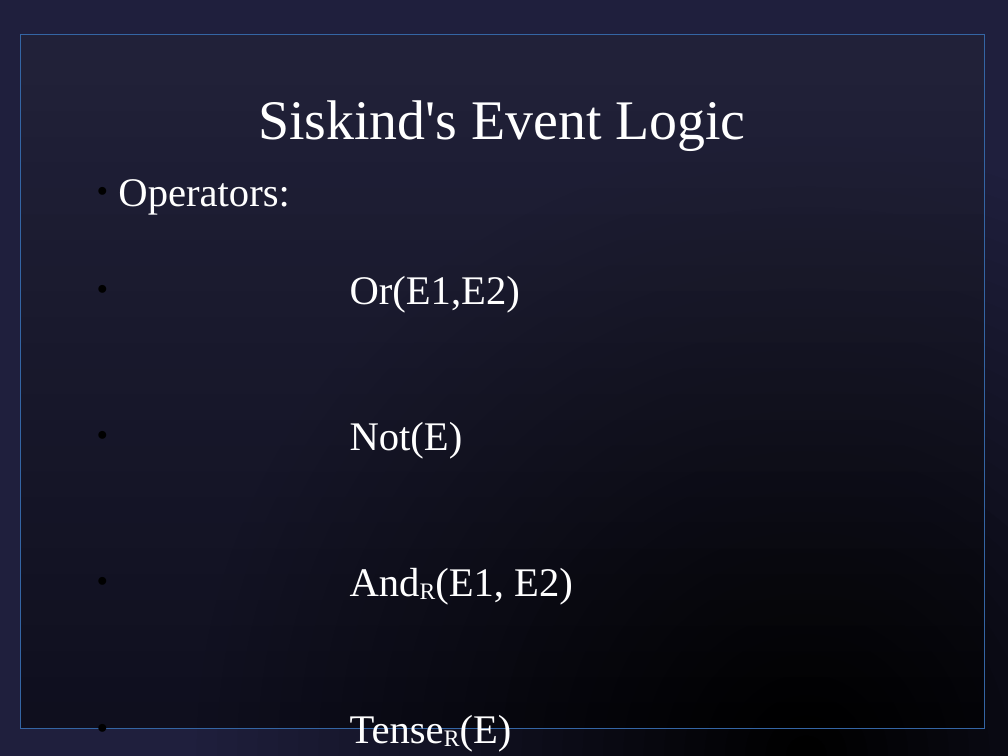
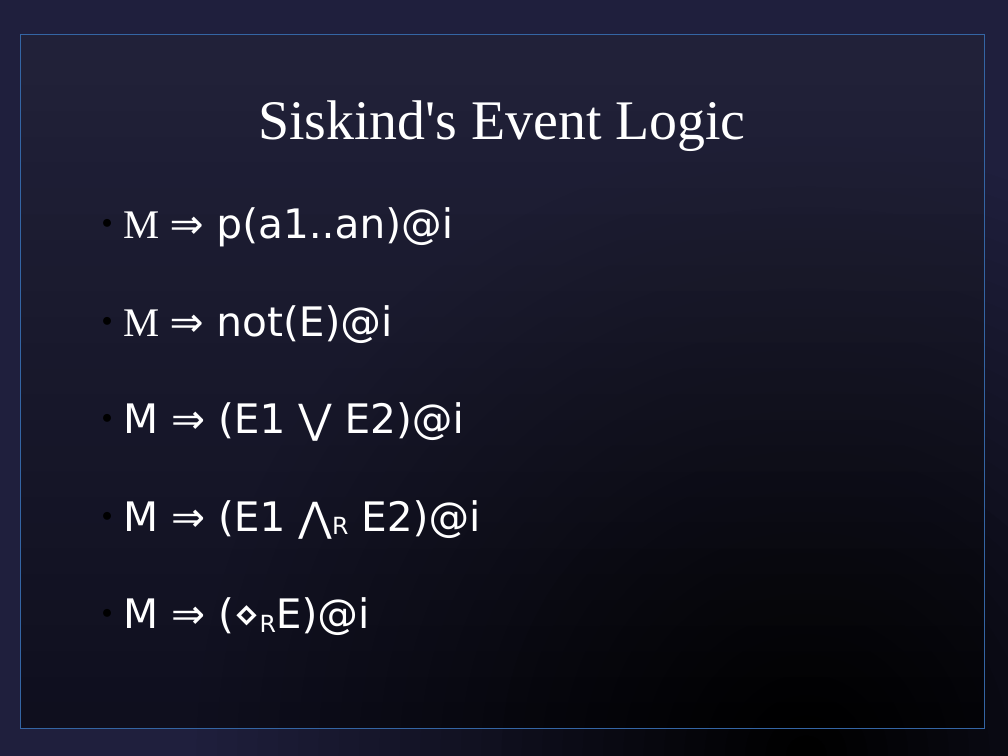
Before and after one commit to sjf/eventlogic, a slide deck: slide 19 of pres1.odp (slide 18 before the commit). Drawn at 1008x756 pixels with LibreOffice and Linux fonts; fonts in the diff are those of the drawing; background and template pictures are left out. Boxes give left, top, right and bottom in pixels: in the first picture for what was removed or moved away, otherwise in the second. Text is boxed around its words. In the diff, an @@ line names an element or a change of style, - is before the commit and + after.

```diff
--- a/pres1.odp
+++ b/pres1.odp
@@ subtitle at (123, 207, 480, 635): text changed; font Times New Roman to DejaVu Sans @@
-  ● Operators:
-  ● Or(E1,E2)
-  ● Not(E)
-  ● AndR(E1, E2)
-  ● TenseR(E)
+  ● M ⇒ p(a1..an)@i
+  ● M ⇒ not(E)@i
+  ● M ⇒ (E1 ⋁ E2)@i
+  ● M ⇒ (E1 ⋀R E2)@i
+  ● M ⇒ (⋄RE)@i
```
Also in this commit, not shown: 5 other slides changed, 1 slide added.
